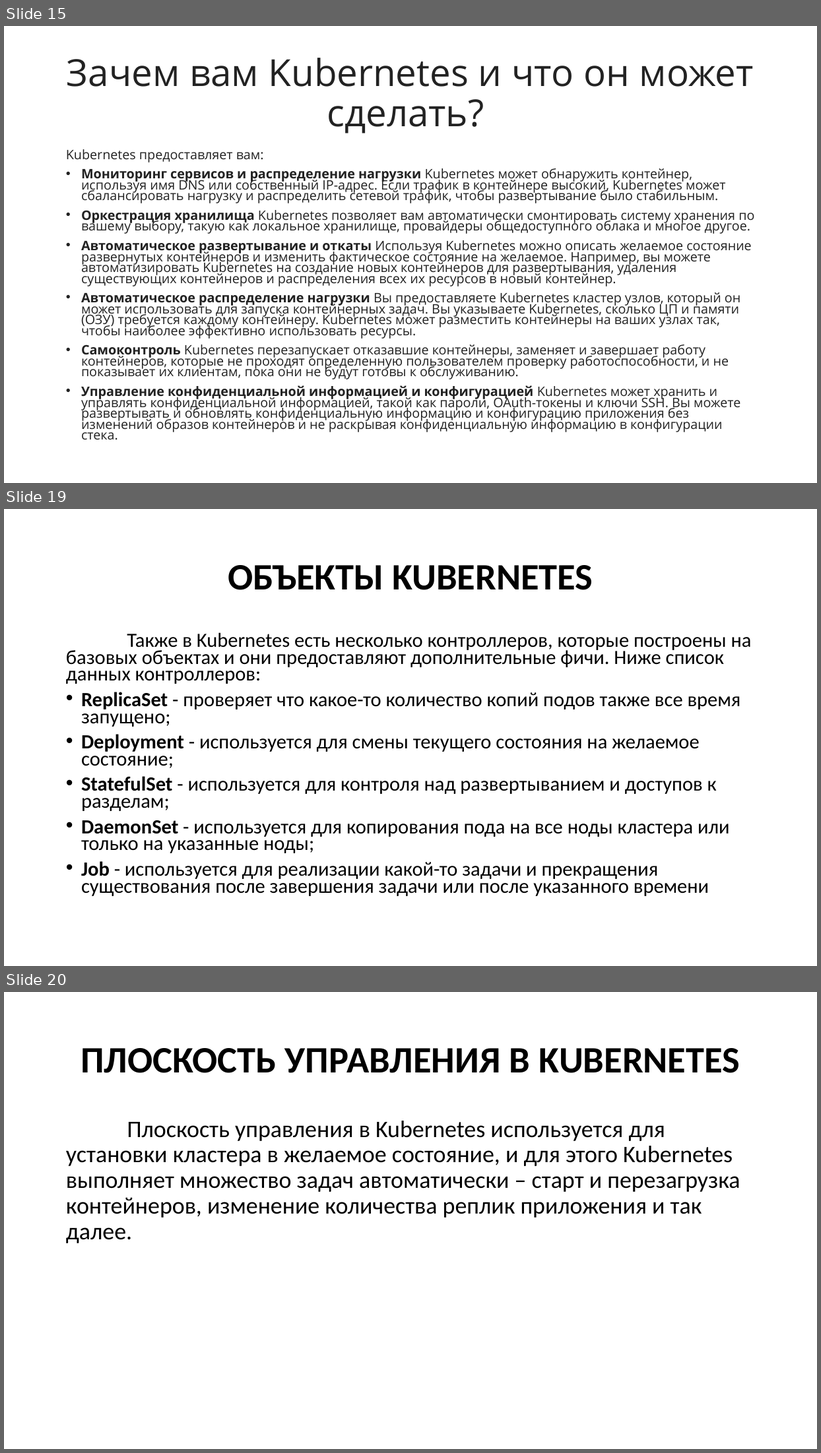
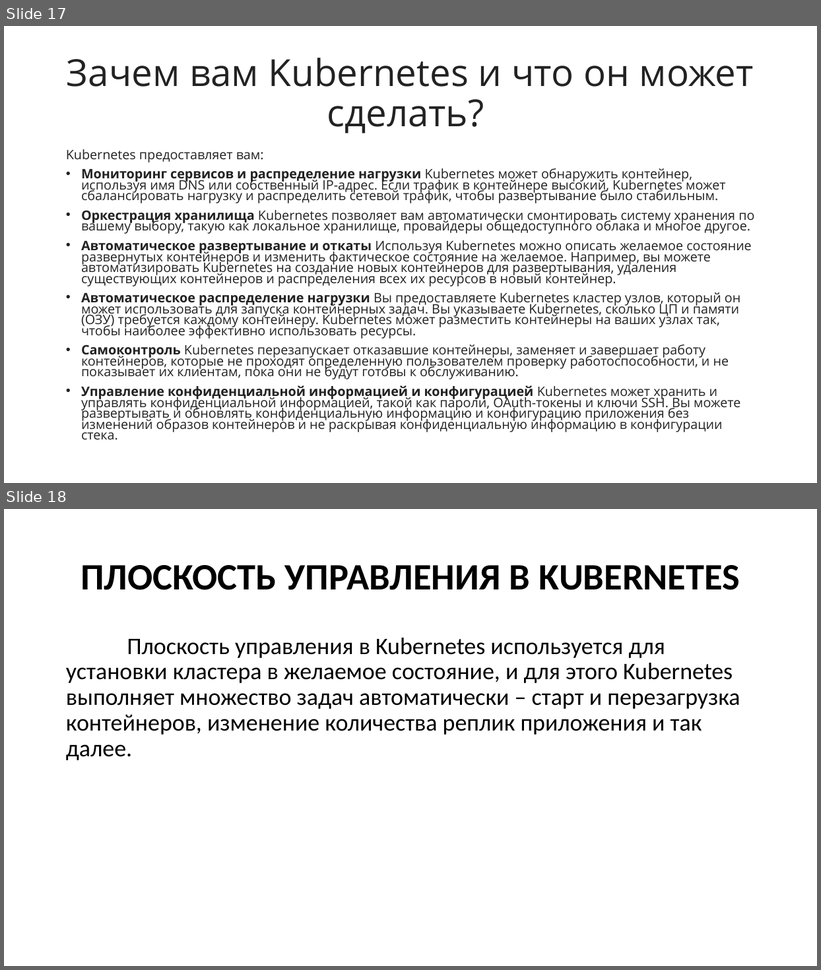
Before and after one commit to Kollekcioner47/k8s, a slide deck: k8s.pptx. Shown one above the other, each under a label of ours: slides 15, 19 and 20 before the commit, slides 17 and 18 after it; the slides between them are not shown. The pictures are 821x1453 and 821x970 pixels, drawn with LibreOffice and Linux fonts; fonts in the diff are those of the drawing. Boxes give left, top, right and bottom in pixels: in the first picture for what was removed or moved away, otherwise in the second. Text is boxed around its words. In the diff, an @@ line names an element or a change of style, - is before the commit and + after.

```diff
--- a/k8s.pptx
+++ b/k8s.pptx
@@ slide 19 removed at [4, 509, 817, 966], background #FFFFFF @@
@@ title removed at [228, 565, 593, 590] @@
-ОБЪЕКТЫ KUBERNETES
@@ text removed at [66, 632, 752, 896] @@
-Также в Kubernetes есть несколько контроллеров, которые построены на базовых объектах и они предоставляют дополнительные фичи. Ниже список данных контроллеров:
-• ReplicaSet - проверяет что какое-то количество копий подов также все время запущено;
-• Deployment - используется для смены текущего состояния на желаемое состояние;
-• StatefulSet - используется для контроля над развертыванием и доступов к разделам;
-• DaemonSet - используется для копирования пода на все ноды кластера или только на указанные ноды;
-• Job - используется для реализации какой-то задачи и прекращения существования после завершения задачи или после указанного времени
@@ what was slide 15 is now slide 17 @@
@@ what was slide 20 is now slide 18 @@
```
Also in this commit, not shown: 5 slides changed, 51 slides added, 4 other slides removed.
